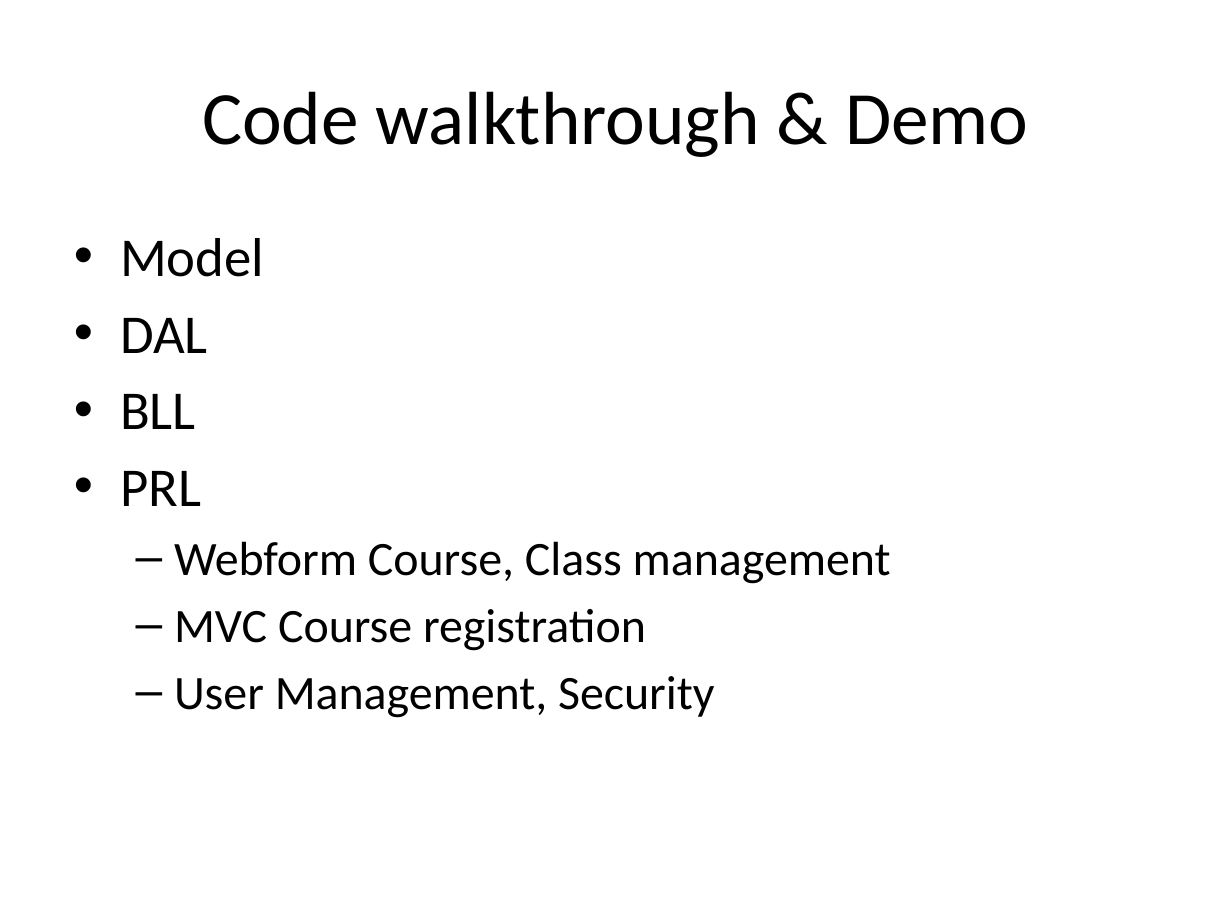
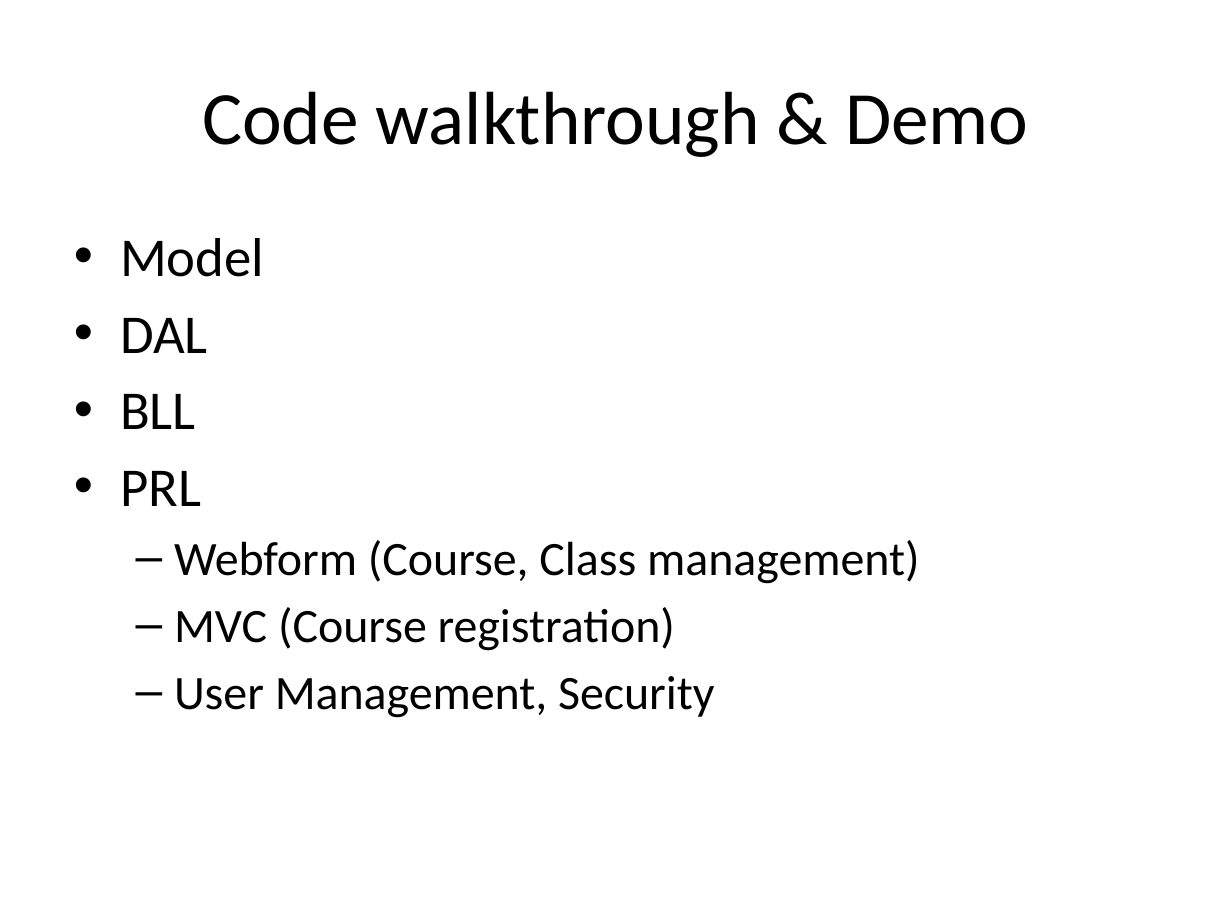
Before and after one commit to XUMINSHENG/dotNET_CA, a slide deck: slide 5 of Docs/presentation/ENET_FT1_presentation_sketch.pptx. Drawn at 1232x924 pixels with LibreOffice and Linux fonts; fonts in the diff are those of the drawing. Boxes give left, top, right and bottom in pixels: in the first picture for what was removed or moved away, otherwise in the second. Text is boxed around its words. In the diff, an @@ line names an element or a change of style, - is before the commit and + after.

Commit message:
individual user registration detail

```diff
--- a/Docs/presentation/ENET_FT1_presentation_sketch.pptx
+++ b/Docs/presentation/ENET_FT1_presentation_sketch.pptx
@@ text at (174, 540, 919, 651): text changed @@
-  – Webform Course, Class management
-  – MVC Course registration
+  – Webform (Course, Class management)
+  – MVC (Course registration)
```
Also in this commit, not shown: 3 other slides changed, 4 other files.
